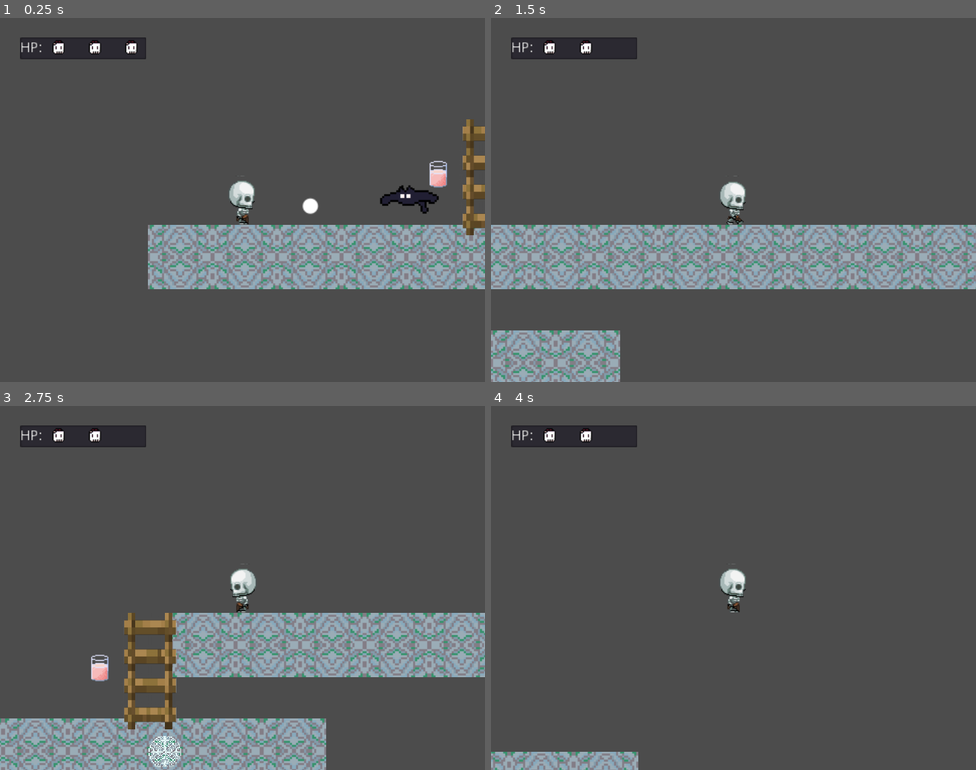
Above: before the commit, frames 1-4 (two rows, left to right).
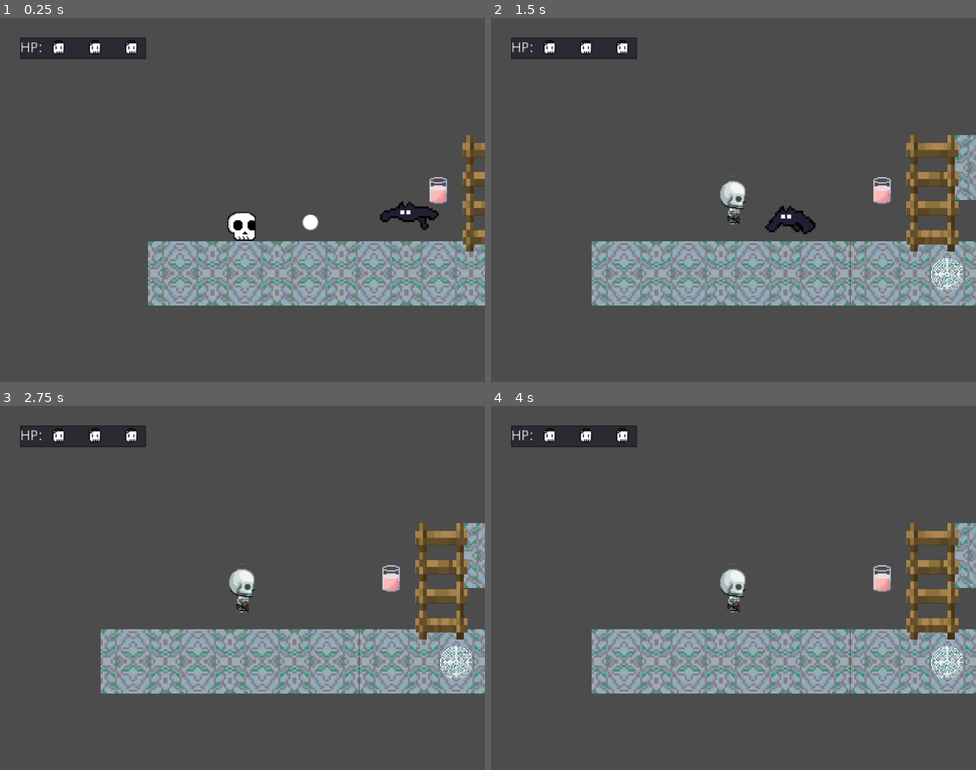
Above: after the commit, the same moments.

Repository: SpookyBois-UTD/Untitled-Skeleton-Game
Game: Godot game, scene res://Scenes/Test.tscn
Same seed, same stepped clock (60 frames per second), same inputs: the game is played once before the commit and once after it.
Inputs:
- Up to frame 1 (0.25 s): no input
- Up to frame 2 (1.5 s): hold Shift (player_run) 0.53-1.28 s; hold D (player_right) from 0.53 s (still down); tap Space (player_jump) at 0.77 s; tap E (player_use) at 1.35 s
- Up to frame 3 (2.75 s): tap Space (player_jump) at 1.52 s; release D (player_right) at 2.03 s; hold A (player_left) from 2.03 s (still down); hold Shift (player_run) from 2.03 s (still down)
- Up to frame 4 (4 s): release A (player_left) at 2.78 s; release Shift (player_run) at 2.78 s; hold D (player_right) from 2.78 s (still down); tap E (player_use) at 2.85 s; tap Space (player_jump) at 3.02, 3.77 s; hold Shift (player_run) from 3.53 s (still down)

The runs differ from the first frame. In frame 1, 14% of the frame differs, in the area x 30-100%, y 27-79%; in frame 2, 23%; in frame 3, 26%, in the area x 0-100%, y 6-100%; in frame 4, 19%.
Error after the commit: Parse Error: Unexpected token: Identifier:boneNode (res://Scripts/SkeletonOneLeg.gd:29)

Commit message:
Moved the bond script to the correct folder

Diff:
--- a/Scenes/Bone.tscn
+++ b/Scenes/Bone.tscn
@@ -1,7 +1,8 @@
 [gd_scene load_steps=4 format=2]
 
 [ext_resource path="res://Sprites/BonePlaceholder.png" type="Texture" id=1]
-[ext_resource path="res://Scenes/Bone.gd" type="Script" id=2]
+[ext_resource path="res://Scripts/Bone.gd" type="Script" id=2]
+
 
 [sub_resource type="RectangleShape2D" id=1]
 
--- a/Scenes/SkeletonOneLeg.tscn
+++ b/Scenes/SkeletonOneLeg.tscn
@@ -16,6 +16,8 @@
 collision_layer = 2
 collision_mask = 2147483649
 script = ExtResource( 2 )
+speed = null
+gravity = null
 jump_power = -300
 
 [node name="GUI" parent="." instance=ExtResource( 7 )]
--- a/Scenes/Test.tscn
+++ b/Scenes/Test.tscn
@@ -69,7 +69,6 @@
 
 [node name="Player" parent="." instance=ExtResource( 6 )]
 position = Vector2( -194.255, -64.0665 )
-status = 4
 
 [node name="Sprite2" type="Sprite" parent="."]
 position = Vector2( 64, 0 )
--- a/Scripts/SkeletonOneLeg.gd
+++ b/Scripts/SkeletonOneLeg.gd
@@ -25,11 +25,11 @@
 signal health_changed(health)
 var level = "res://Scenes/Test.tscn" # Change scene for each skeleton phase
 signal game_over(level)
+var boneNode = get_tree().get_root().find_node("Bone", true, false)
+boneNode.connect("bone_collected", self, "collected_bone")
 
 # Called when the node enters the scene tree for the first time.
 func _ready():
-	var boneNode = get_tree().get_root().find_node("Bone", true, false)
-	boneNode.connect("bone_collected", self, "collected_bone")
 	_gravity = gravity
 	$Timer.set_paused(true)
 	$Timer.set_wait_time(invincibility_frames)
Renamed: Scenes/Bone.gd -> Scripts/Bone.gd
